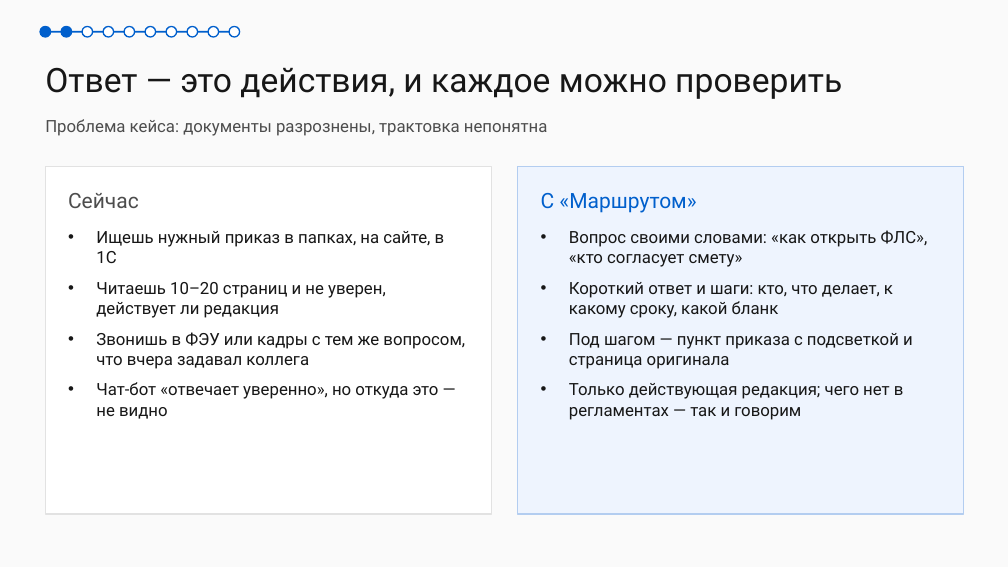
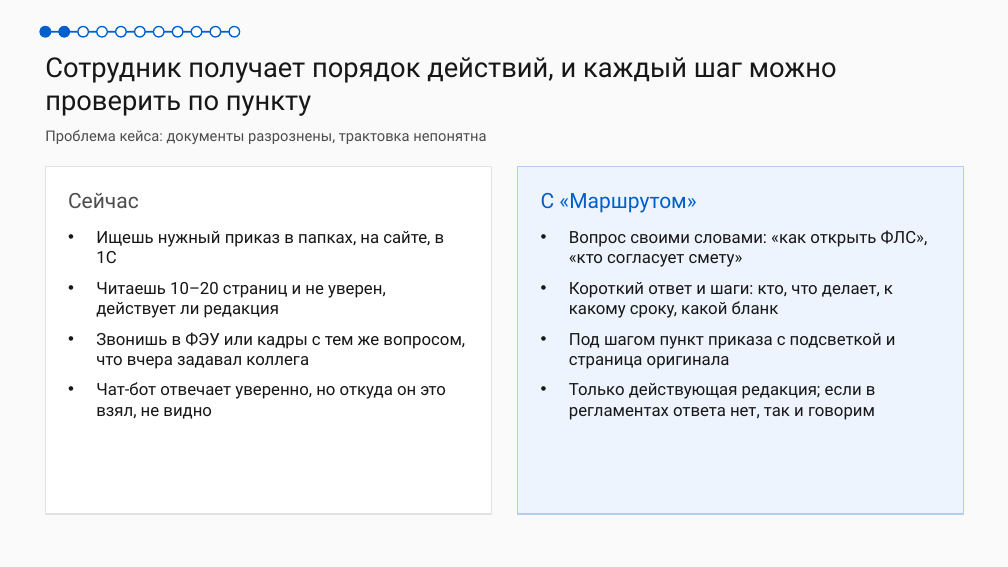
Before and after one commit to alteralto/marshrut, a slide deck: slide 2 of docs/pitch/Маршрут-презентация.pptx. Drawn at 1008x567 pixels with LibreOffice and Linux fonts; fonts in the diff are those of the drawing. Boxes give left, top, right and bottom in pixels: in the first picture for what was removed or moved away, otherwise in the second. Text is boxed around its words. In the diff, an @@ line names an element or a change of style, - is before the commit and + after.

```diff
--- a/docs/pitch/Маршрут-презентация.pptx
+++ b/docs/pitch/Маршрут-презентация.pptx
@@ ellipse: place and size @@
-ellipse at [82, 26, 93, 37]
+ellipse at [78, 26, 88, 37]
@@ ellipse: place and size @@
-ellipse at [103, 26, 113, 37]
+ellipse at [97, 26, 107, 37]
@@ ellipse: place and size @@
-ellipse at [124, 26, 135, 37]
+ellipse at [116, 26, 126, 37]
@@ ellipse added at [135, 26, 145, 37], fill #FFFFFF, outline #005FCC 1.25 pt @@
@@ ellipse: place and size @@
-ellipse at [145, 26, 156, 37]
+ellipse at [154, 26, 164, 37]
@@ ellipse: place and size @@
-ellipse at [166, 26, 177, 37]
+ellipse at [172, 26, 183, 37]
@@ ellipse: place and size @@
-ellipse at [187, 26, 197, 37]
+ellipse at [191, 26, 202, 37]
@@ text at [45, 57, 837, 116]: text changed; size 32 to 26 pt @@
-Ответ — это действия, и каждое можно проверить
+Сотрудник получает порядок действий, и каждый шаг можно проверить по пункту
@@ text "Проблема кейса: документы разрознены, трактовка ...": place and size @@
-text "Проблема кейса: документы разрознены, трактовка ..." at [45, 119, 547, 136]
+text "Проблема кейса: документы разрознены, трактовка ..." at [45, 130, 486, 144]
@@ text "Проблема кейса: документы разрознены, трактовка ..." at [45, 130, 486, 144]: size 16 to 14 pt @@
@@ text at [569, 333, 896, 420]: text changed @@
-• Под шагом — пункт приказа с подсветкой и страница оригинала
-• Только действующая редакция; чего нет в регламентах — так и говорим
+• Под шагом пункт приказа с подсветкой и страница оригинала
+• Только действующая редакция; если в регламентах ответа нет, так и говорим
@@ text at [96, 382, 446, 419]: text changed @@
-• Чат-бот «отвечает уверенно», но откуда это — не видно
+• Чат-бот отвечает уверенно, но откуда он это взял, не видно
```
Also in this commit, not shown: 5 other slides changed, 5 slides added, 4 slides removed, 14 other files.
